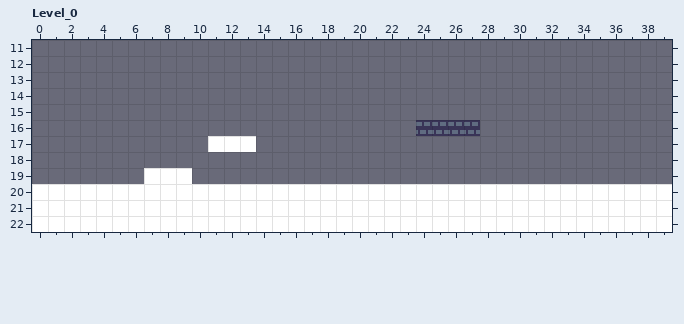
Two versions of a level (LDtk project, content/ldtk/world.ldtk). This is how it looked before the edit.
Cells are 8x8 px. Shown: Level_0 x 0..39, y 11..22.
The same view after the edit:
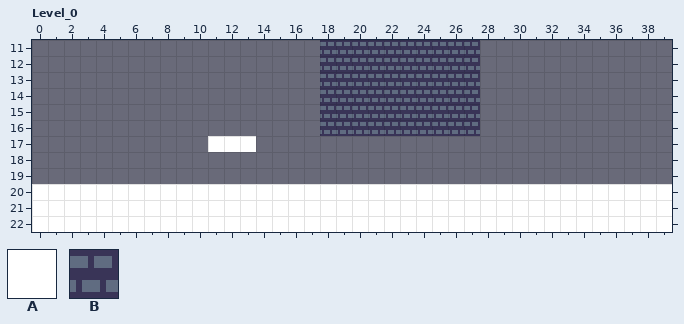
Key: from "Collision": A 1; from "Mario_brick": B 0.
_ is an empty cell, # one hidden under a higher layer.
Objects are placed by their top-left corner, in cells (3,4 is the top-left corner of cell 3,4); size is 1x1 cell unless given.
Change:
Layer "Tiles":
y 19: x 7..9 ### -> ___
Layer "Collision":
y 19: x 7..9 AAA -> ___
Layer "Entities":
added: B "MarioBrick" at 25,13
added: B "MarioBrick" at 24,13
added: B "MarioBrick" at 26,13
added: B "MarioBrick" at 27,13
added: B "MarioBrick" at 25,12
added: B "MarioBrick" at 24,12
added: B "MarioBrick" at 26,12
added: B "MarioBrick" at 27,12
added: B "MarioBrick" at 27,11
added: B "MarioBrick" at 26,11
added: B "MarioBrick" at 25,11
added: B "MarioBrick" at 24,11
added: B "MarioBrick" at 23,11
added: B "MarioBrick" at 23,12
added: B "MarioBrick" at 23,13
added: B "MarioBrick" at 22,13
added: B "MarioBrick" at 22,12
added: B "MarioBrick" at 22,11
added: B "MarioBrick" at 21,11
added: B "MarioBrick" at 21,12
added: B "MarioBrick" at 21,13
added: B "MarioBrick" at 20,13
added: B "MarioBrick" at 20,12
added: B "MarioBrick" at 20,11
added: B "MarioBrick" at 19,11
added: B "MarioBrick" at 19,12
added: B "MarioBrick" at 19,13
added: B "MarioBrick" at 18,13
added: B "MarioBrick" at 18,12
added: B "MarioBrick" at 18,11
added: B "MarioBrick" at 18,14
added: B "MarioBrick" at 18,15
added: B "MarioBrick" at 18,16
added: B "MarioBrick" at 20,16
added: B "MarioBrick" at 19,14
added: B "MarioBrick" at 20,14
added: B "MarioBrick" at 20,15
added: B "MarioBrick" at 19,15
added: B "MarioBrick" at 19,16
added: B "MarioBrick" at 21,14
added: B "MarioBrick" at 21,15
added: B "MarioBrick" at 21,16
added: B "MarioBrick" at 22,14
added: B "MarioBrick" at 22,15
added: B "MarioBrick" at 22,16
added: B "MarioBrick" at 23,16
added: B "MarioBrick" at 23,15
added: B "MarioBrick" at 23,14
added: B "MarioBrick" at 24,14
added: B "MarioBrick" at 25,14
added: B "MarioBrick" at 26,14
added: B "MarioBrick" at 27,14
added: B "MarioBrick" at 24,15
added: B "MarioBrick" at 25,15
added: B "MarioBrick" at 26,15
added: B "MarioBrick" at 27,15
Boxes around the changes in both pictures, in picture pixels (x1, y1, x2, y2):
added: (320, 40, 480, 136)
removed: (144, 168, 192, 184)
